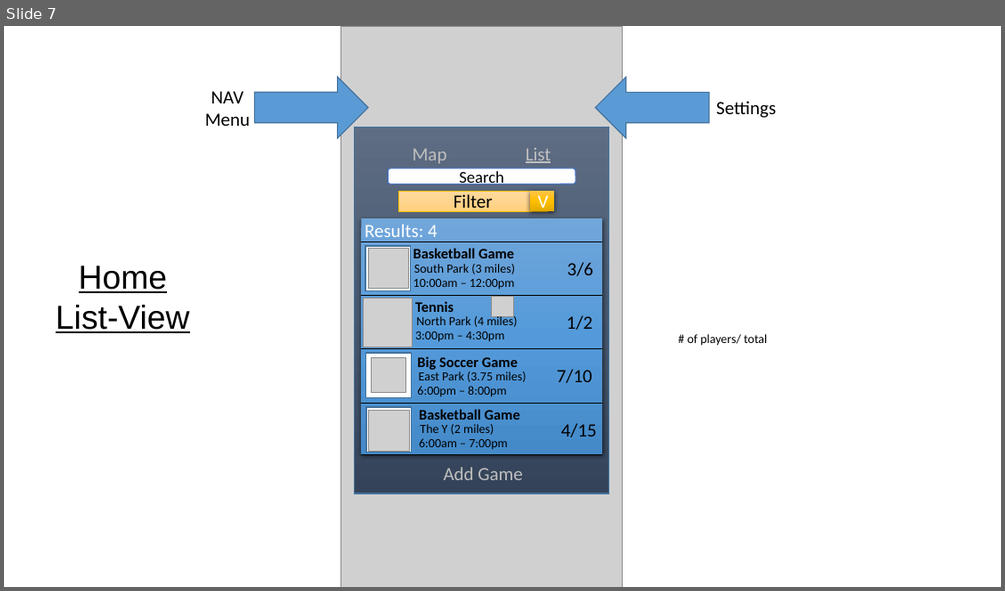
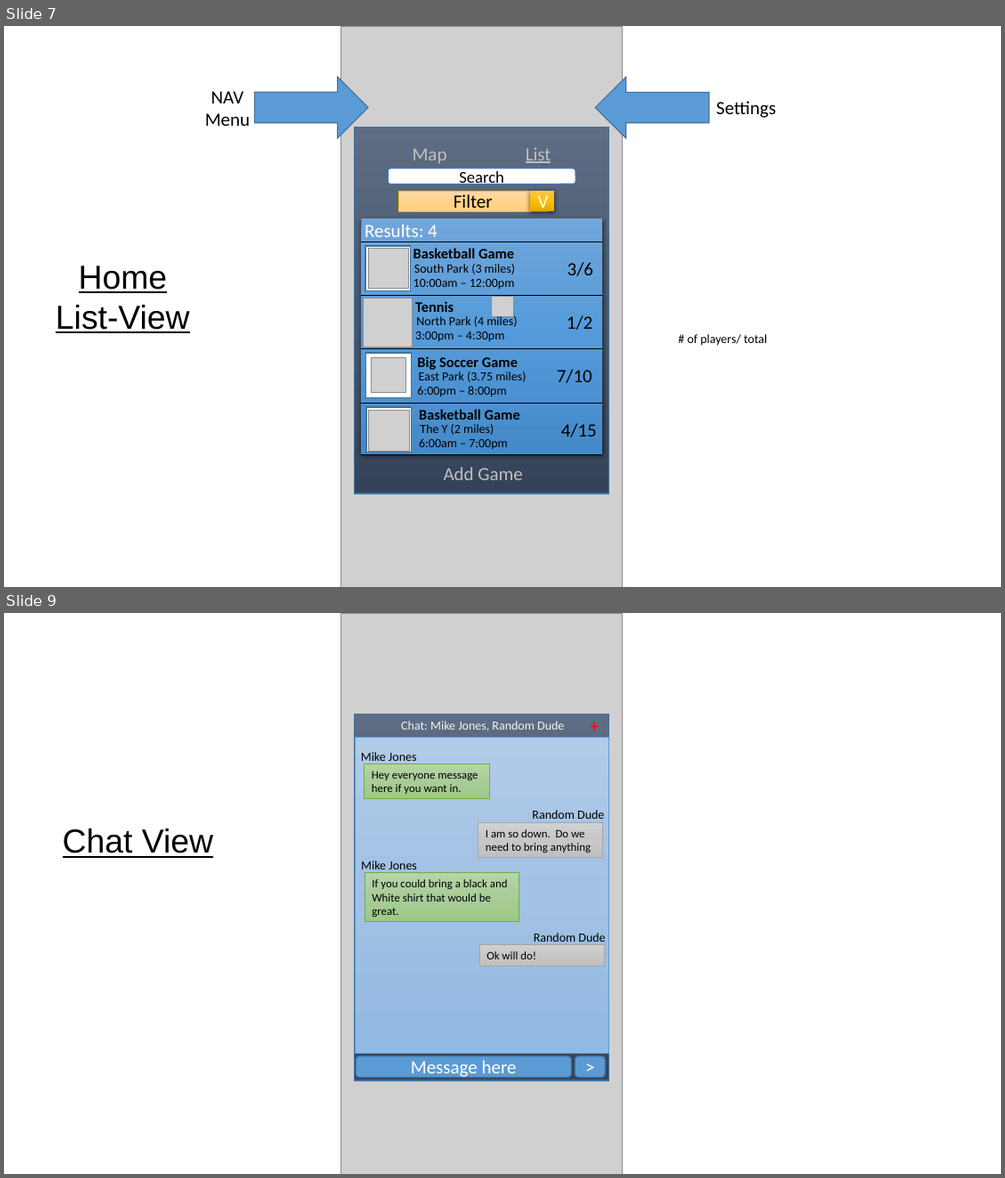
Before and after one commit to gfoudree/whosplayin, a slide deck: Storyboard Design.pptx. Shown one above the other, each under a label of ours: slide 7 before the commit, slides 7 and 9 after it; the slides between them are not shown. The pictures are 1005x591 and 1005x1178 pixels, drawn with LibreOffice and Linux fonts; fonts in the diff are those of the drawing; grey boxes stand for pictures. Boxes give left, top, right and bottom in pixels: in the first picture for what was removed or moved away, otherwise in the second. Text is boxed around its words. In the diff, an @@ line names an element or a change of style, - is before the commit and + after.

Commit message:
Storyboard
Added message view, and edited the game view

```diff
--- a/Storyboard Design.pptx
+++ b/Storyboard Design.pptx
@@ slide 9 added at (4, 613, 1001, 1174), background #FFFFFF @@
@@ picture added at (341, 613, 623, 1174) @@
@@ rectangle added at (355, 714, 609, 1080), fill gradient #5E6D85 to #495A73 to #35445A, outline #43739E 1 pt @@
@@ text added at (582, 710, 615, 740), 18 pt, text #FF0000 @@
++
@@ rectangle added at (355, 737, 609, 1053), fill gradient #B1CBE9 to #A3C1E5 to #93B9E4, outline #5B9BD5 0.5 pt @@
@@ text added at (401, 721, 564, 731), 12 pt, text #F2F2F2 @@
+Chat: Mike Jones, Random Dude
@@ text added at (361, 752, 417, 764), 12 pt, text #000000 @@
+Mike Jones
@@ rectangle added at (364, 763, 490, 798), fill gradient #B5D5A7 to #AACE9A to #9CC987, outline #70AD47 0.5 pt, 11 pt, text #000000 @@
+Hey everyone message
+here if you want in.
@@ rectangle added at (478, 822, 603, 858), fill gradient #D2D2D2 to #C8C8C8 to #C0C0C0, outline #A5A5A5 0.5 pt, 11 pt, text #000000 @@
+I am so down. Do we need to bring anything
@@ text added at (532, 810, 604, 823), 12 pt, text #000000 @@
+Random Dude
@@ text added at (63, 828, 213, 858), 32 pt, text #000000, underline @@
+Chat View
@@ text added at (361, 860, 417, 874), 12 pt, text #000000 @@
+Mike Jones
@@ rectangle added at (364, 873, 518, 922), fill gradient #B5D5A7 to #AACE9A to #9CC987, outline #70AD47 0.5 pt, 11 pt, text #000000 @@
+If you could bring a black and
+White shirt that would be
+great.
@@ text added at (534, 933, 605, 945), 12 pt, text #000000 @@
+Random Dude
@@ rectangle added at (479, 944, 605, 966), fill gradient #D2D2D2 to #C8C8C8 to #C0C0C0, outline #A5A5A5 0.5 pt, 11 pt, text #000000 @@
+Ok will do!
@@ rounded rectangle added at (356, 1056, 571, 1078), fill #5B9BD5, outline #43739E 1 pt, 18 pt, text #FFFFFF @@
+Message here
@@ rounded rectangle added at (575, 1056, 606, 1078), fill #5B9BD5, outline #43739E 1 pt, 18 pt, text #FFFFFF @@
+>
```
Also in this commit, not shown: 2 slides changed, 1 other slide added, 1 slide removed, 1 other file.
